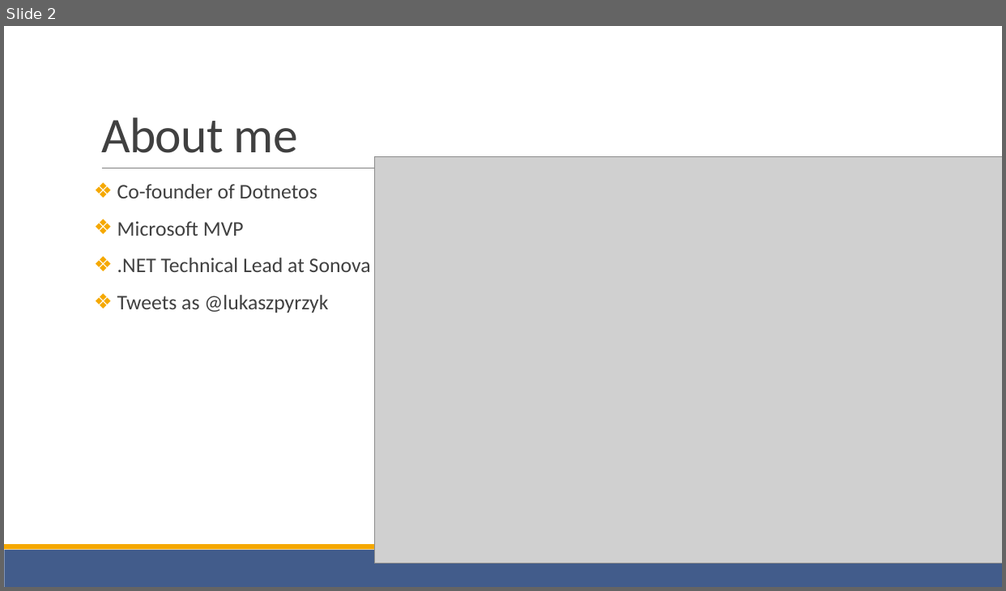
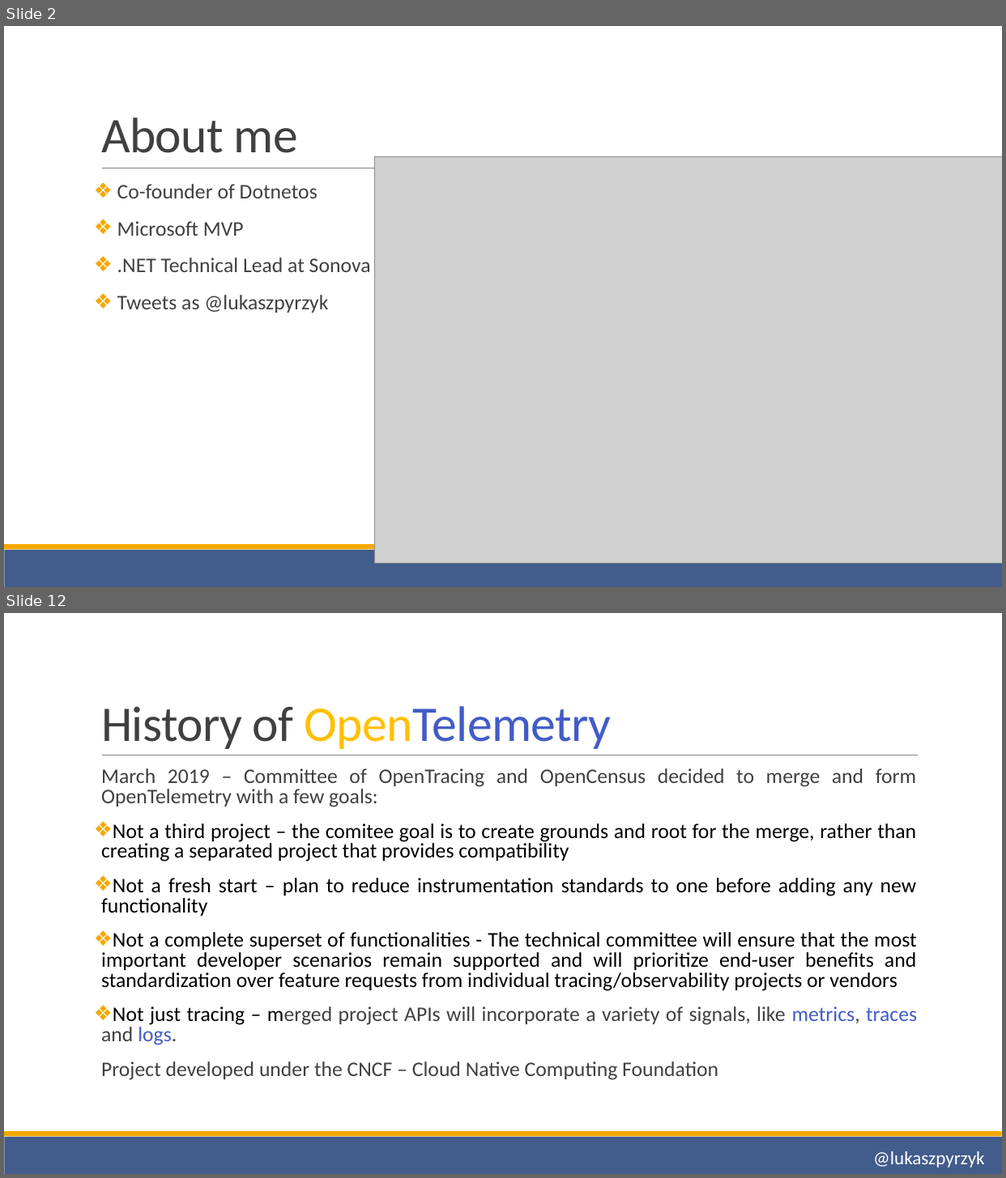
Before and after one commit to lukasz-pyrzyk/opentelemetry-demo, a slide deck: OpenTelemetry.pptx. Shown one above the other, each under a label of ours: slide 2 before the commit, slides 2 and 12 after it; the slides between them are not shown. The pictures are 1006x591 and 1006x1178 pixels, drawn with LibreOffice and Linux fonts; fonts in the diff are those of the drawing; grey boxes stand for pictures. Boxes give left, top, right and bottom in pixels: in the first picture for what was removed or moved away, otherwise in the second. Text is boxed around its words. In the diff, an @@ line names an element or a change of style, - is before the commit and + after.

```diff
--- a/OpenTelemetry.pptx
+++ b/OpenTelemetry.pptx
@@ slide 12 added at [4, 613, 1002, 1174], background #FFFFFF; not listed: 3 template elements that a slide beside it also shows @@
@@ title added at [101, 706, 612, 749], 48 pt, text #404040 @@
+History of OpenTelemetry
@@ text added at [101, 769, 917, 1080], 20 pt, text #000000 @@
+  March 2019 – Committee of OpenTracing and OpenCensus decided to merge and form OpenTelemetry with a few goals:
+❖ Not a third project – the comitee goal is to create grounds and root for the merge, rather than creating a separated project that provides compatibility
+❖ Not a fresh start – plan to reduce instrumentation standards to one before adding any new functionality
+❖ Not a complete superset of functionalities - The technical committee will ensure that the most important developer scenarios remain supported and will prioritize end-user benefits and standardization over feature requests from individual tracing/observability projects or vendors
+❖ Not just tracing – merged project APIs will incorporate a variety of signals, like metrics, traces and logs.
+  Project developed under the CNCF – Cloud Native Computing Foundation
@@ text added at [873, 1152, 984, 1168], 18 pt, text #FFFFFF @@
+@lukaszpyrzyk
```
Also in this commit, not shown: 8 slides changed, 15 other slides added, 9 slides removed.
